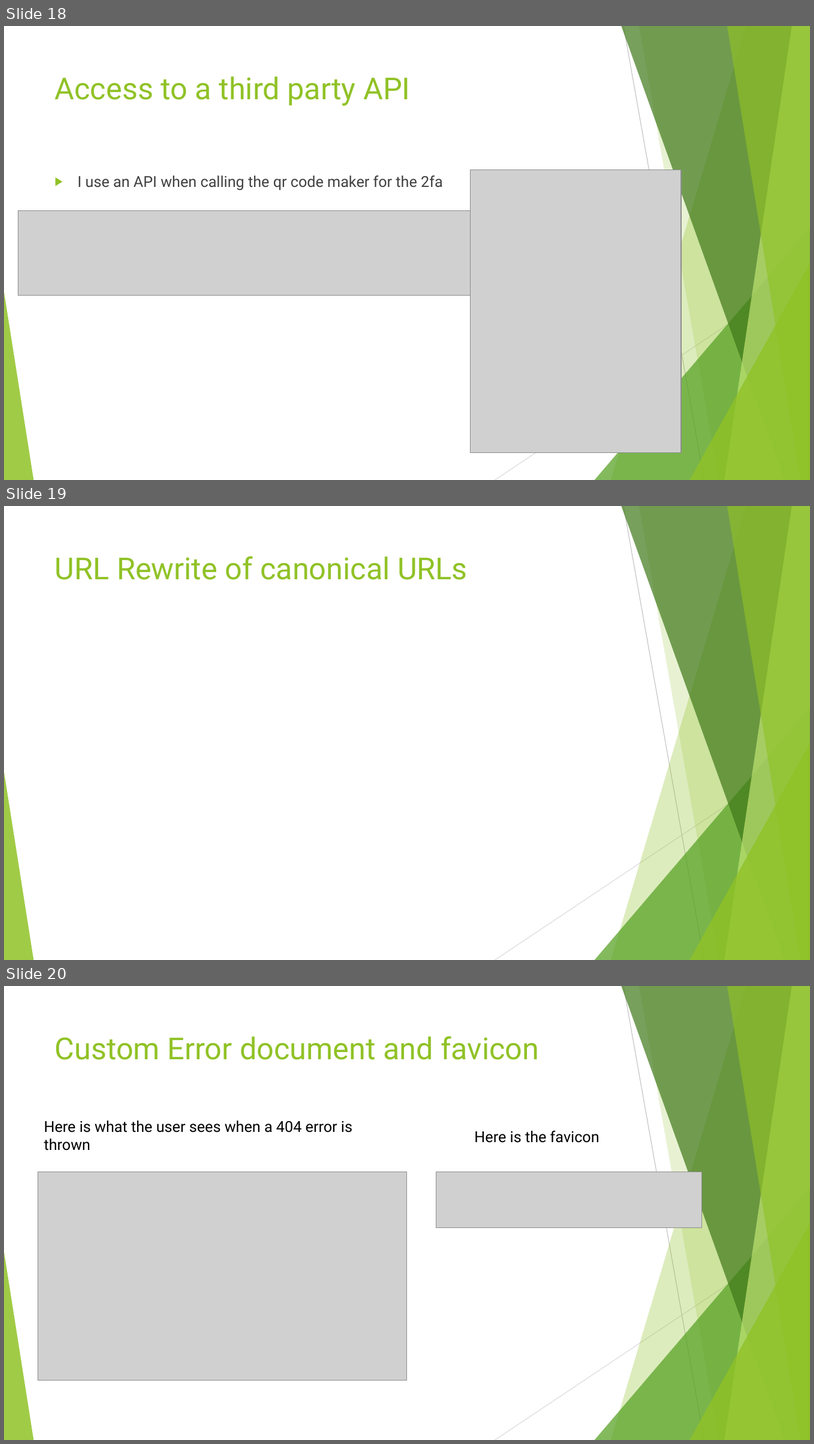
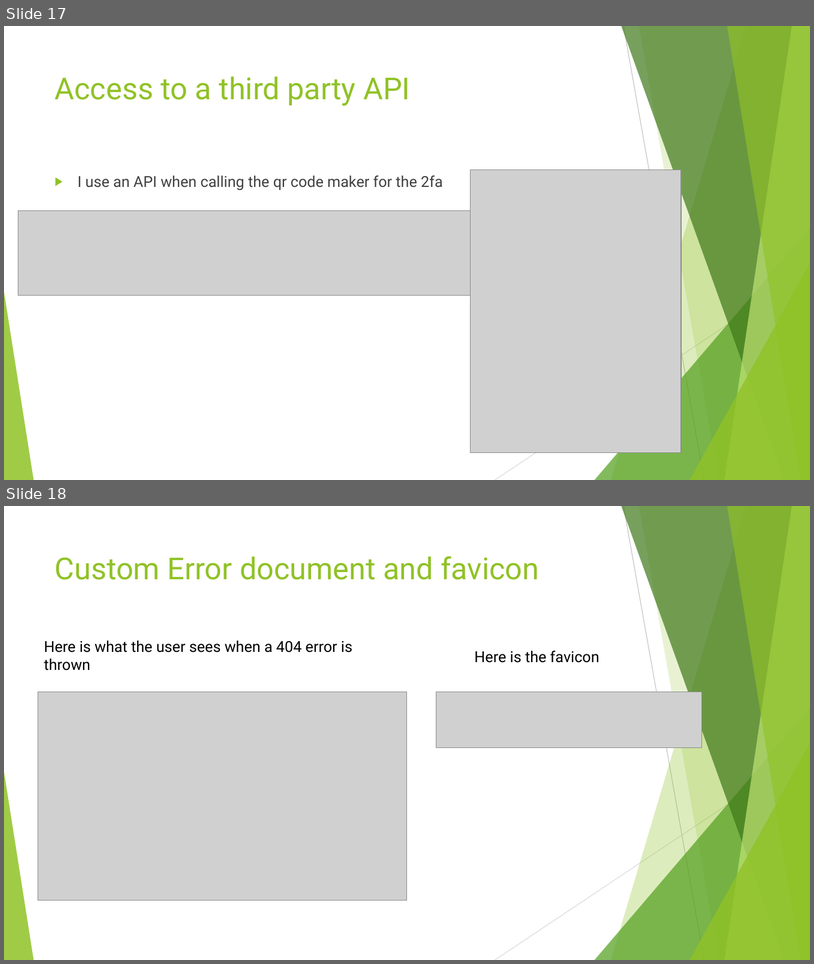
Before and after one commit to Noice04/ecomproject, a slide deck: deliv3.pptx. Shown one above the other, each under a label of ours: slides 18, 19 and 20 before the commit, slides 17 and 18 after it. The pictures are 814x1444 and 814x964 pixels, drawn with LibreOffice and Linux fonts; fonts in the diff are those of the drawing; grey boxes stand for pictures. Boxes give left, top, right and bottom in pixels: in the first picture for what was removed or moved away, otherwise in the second. Text is boxed around its words. In the diff, an @@ line names an element or a change of style, - is before the commit and + after.

```diff
--- a/deliv3.pptx
+++ b/deliv3.pptx
@@ slide 19 removed at box(4, 506, 810, 960), background #FFFFFF; not listed: 10 template elements that a slide beside it also shows @@
@@ title removed at box(55, 556, 468, 580) @@
-URL Rewrite of canonical URLs
@@ what was slide 18 is now slide 17 @@
@@ what was slide 20 is now slide 18 @@
```
Also in this commit, not shown: 1 slide changed, 2 other slides removed.
